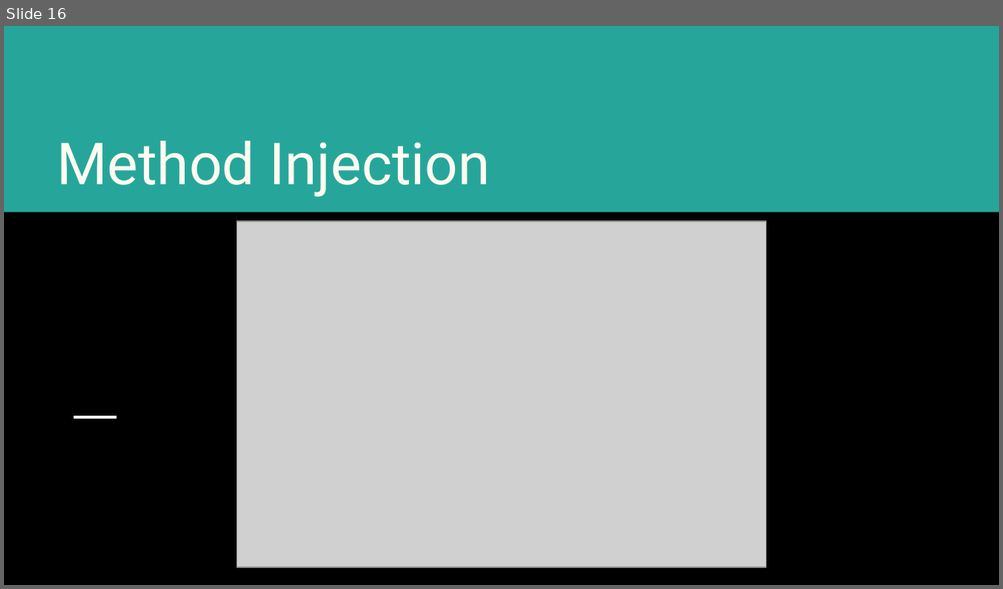
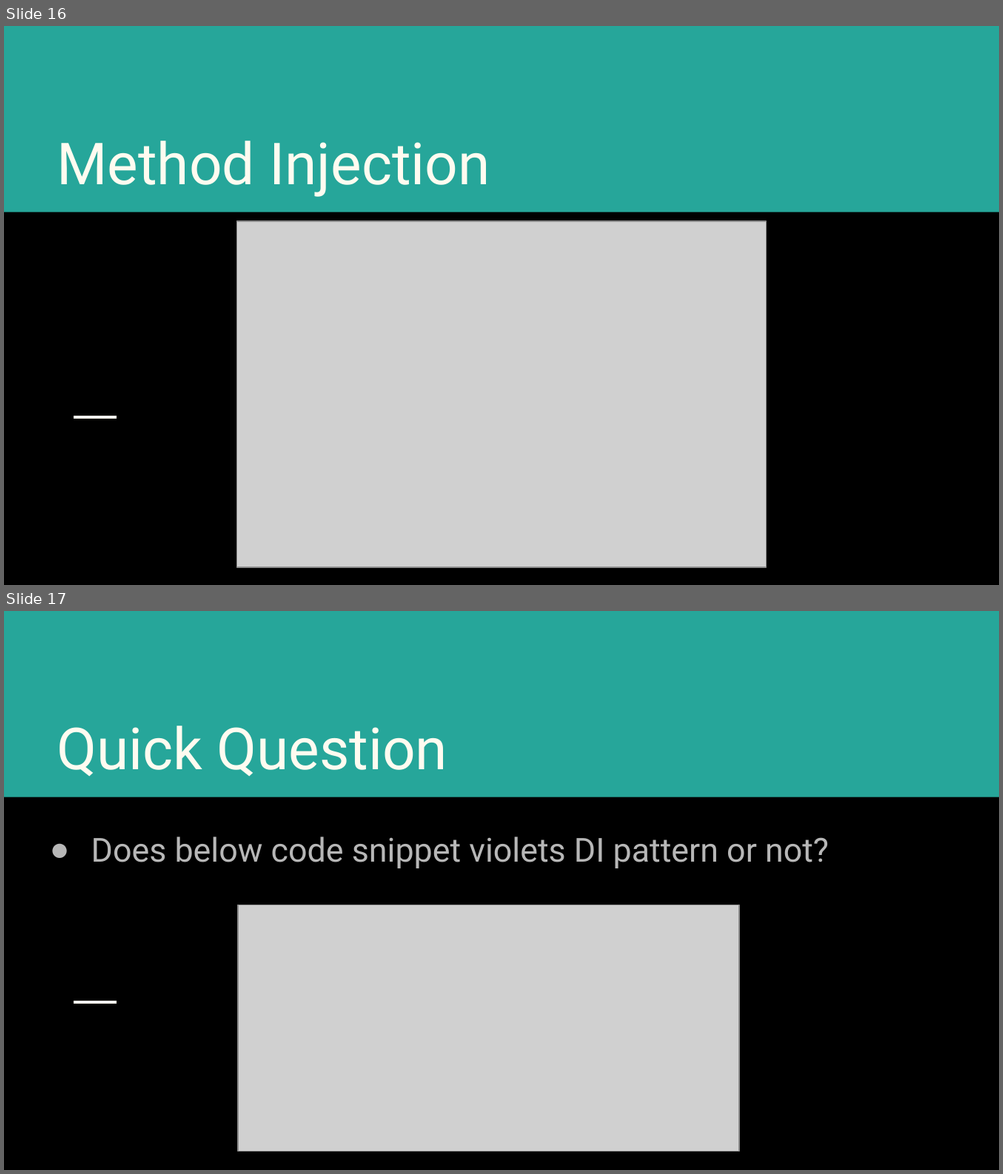
Before and after one commit to shamim-emon/hilt-session, a slide deck: Hilt-session-1.pptx. Shown one above the other, each under a label of ours: slide 16 before the commit, slides 16 and 17 after it. The pictures are 1003x589 and 1003x1174 pixels, drawn with LibreOffice and Linux fonts; fonts in the diff are those of the drawing; grey boxes stand for pictures. Boxes give left, top, right and bottom in pixels: in the first picture for what was removed or moved away, otherwise in the second. Text is boxed around its words. In the diff, an @@ line names an element or a change of style, - is before the commit and + after.

```diff
--- a/Hilt-session-1.pptx
+++ b/Hilt-session-1.pptx
@@ slide 17 added at (4,611,999,1170), background #000000; not listed: 2 template elements that a slide beside it also shows @@
@@ title added at (57,726,447,776), 42 pt, text #FFFBF0 @@
+Quick Question
@@ subtitle added at (91,837,828,869), 24 pt, text #B7B7B7 @@
+● Does below code snippet violets DI pattern or not?
@@ picture added at (238,906,739,1152) @@
```
Also in this commit, not shown: 1 slide changed, 10 other slides added, 1 other file.
